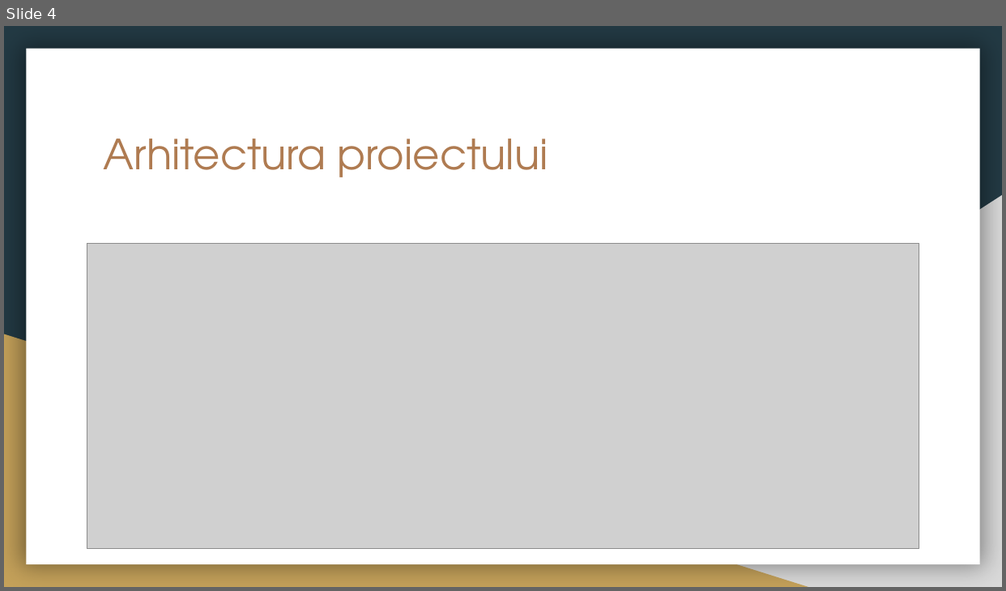
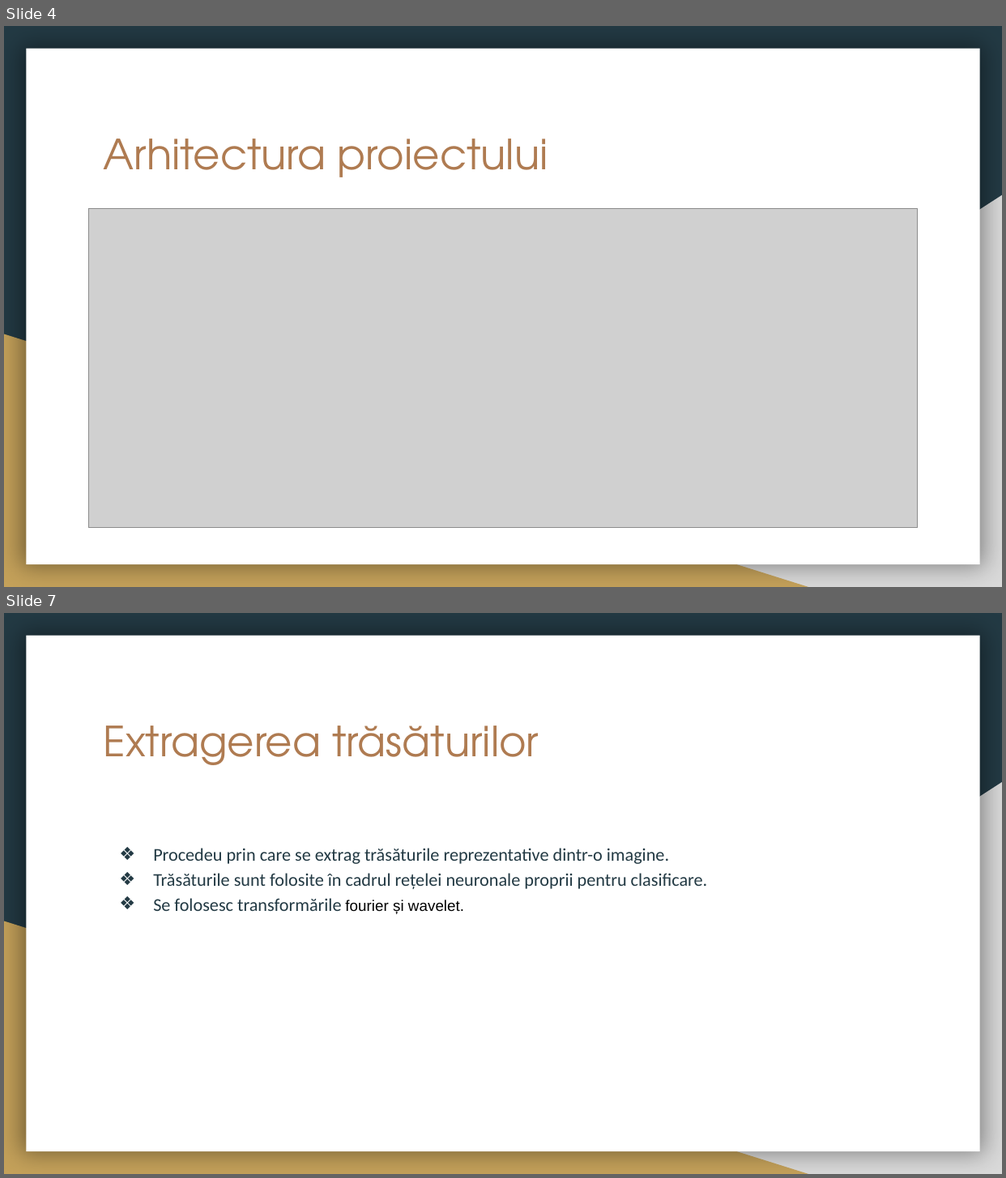
Before and after one commit to CiprianBodnar/BodnarIoanCiprianLicenta2019, a slide deck: Licenta2019BodnarIoanCiprian/Licenta.pptx. Shown one above the other, each under a label of ours: slide 4 before the commit, slides 4 and 7 after it; the slides between them are not shown. The pictures are 1006x591 and 1006x1178 pixels, drawn with LibreOffice and Linux fonts; fonts in the diff are those of the drawing; grey boxes stand for pictures. Boxes give left, top, right and bottom in pixels: in the first picture for what was removed or moved away, otherwise in the second. Text is boxed around its words. In the diff, an @@ line names an element or a change of style, - is before the commit and + after.

```diff
--- a/Licenta2019BodnarIoanCiprian/Licenta.pptx
+++ b/Licenta2019BodnarIoanCiprian/Licenta.pptx
@@ slide 7 added at <box>4,613,1002,1174</box>, background #233A44; not listed: 3 template elements that a slide beside it also shows @@
@@ title added at <box>104,726,539,765</box>, 30 pt, text #AF7B51 @@
+Extragerea trăsăturilor
@@ text added at <box>153,848,708,914</box>, 13 pt, text #233A44 @@
+❖ Procedeu prin care se extrag trăsăturile reprezentative dintr-o imagine.
+❖ Trăsăturile sunt folosite în cadrul rețelei neuronale proprii pentru clasificare.
+❖ Se folosesc transformările fourier și wavelet.
@@ slide 4 changed as well @@
@@ picture: place and size @@
-picture at <box>87,244,918,549</box>
+picture at <box>89,208,917,528</box>
```
Also in this commit, not shown: 4 other slides changed, 7 other slides added, 7 slides removed, 1 other file.
